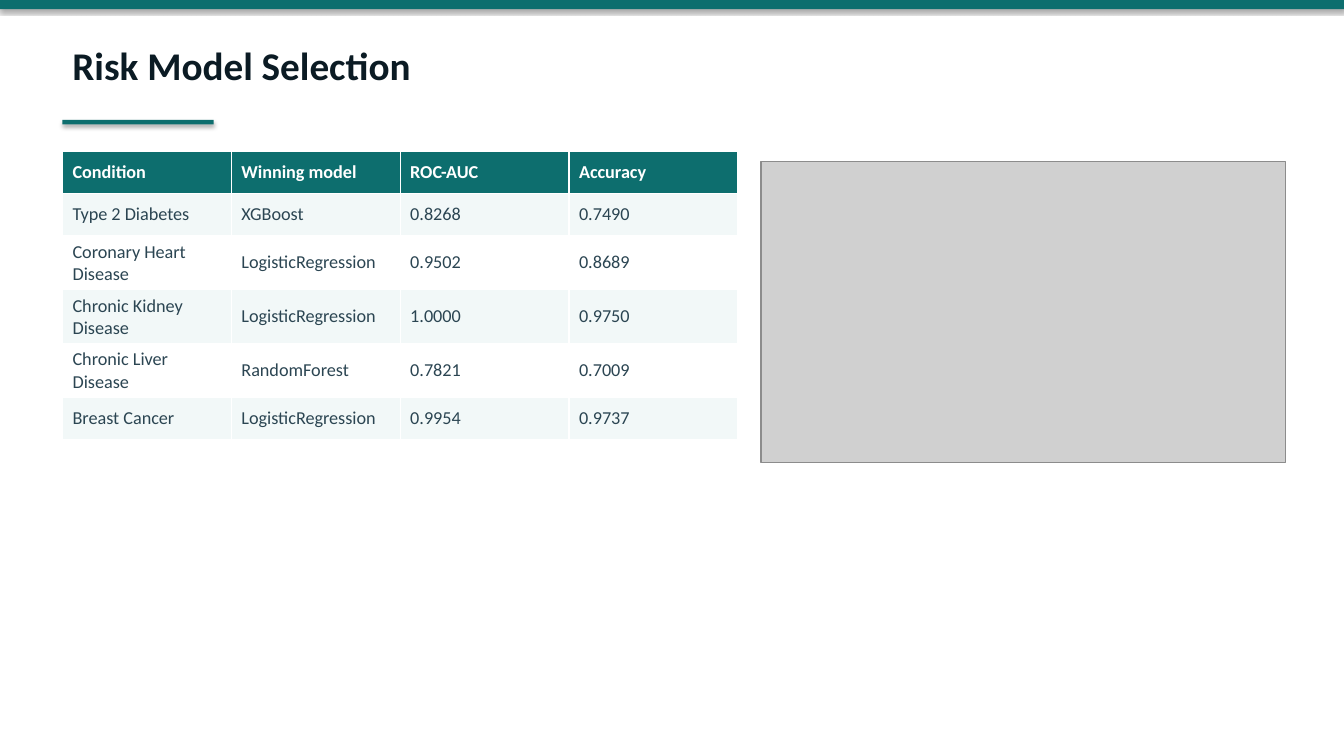
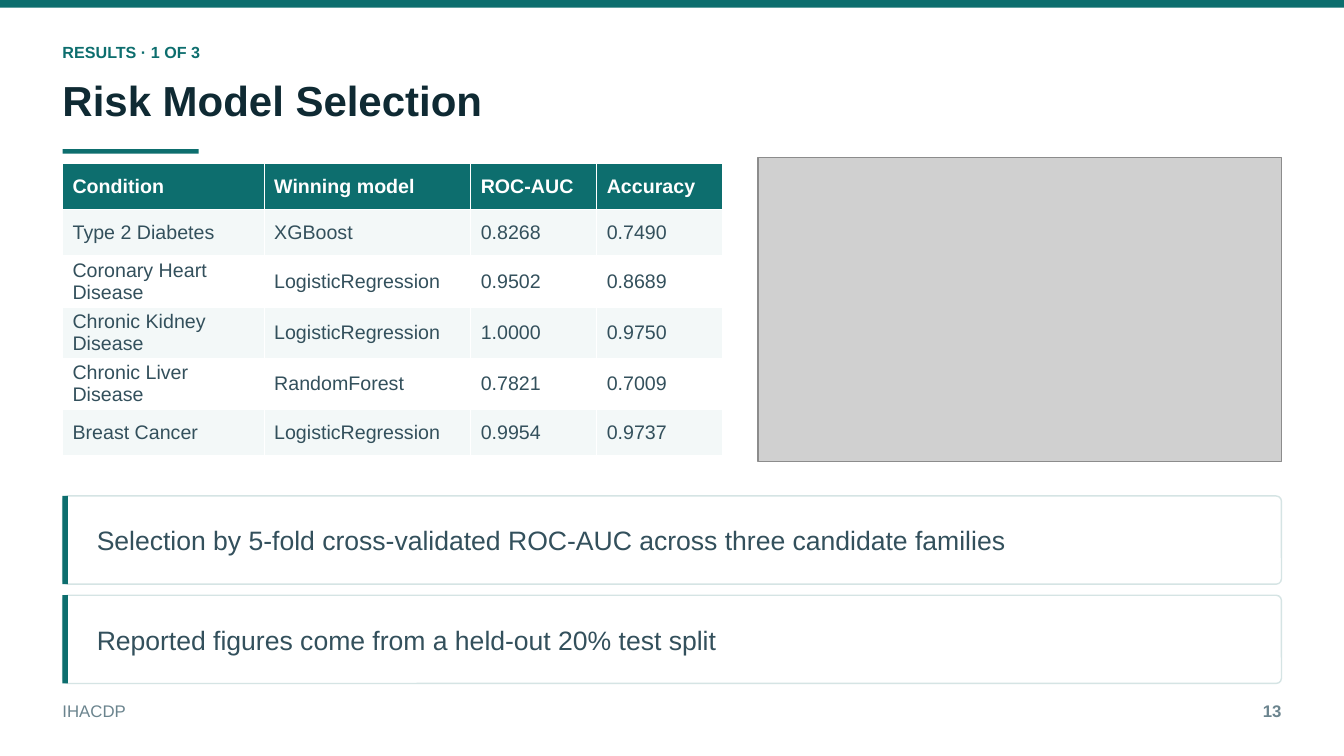
Before and after one commit to thanishq0110/IHACDP, a slide deck: slide 13 of docs/IHACDP_Presentation.pptx. Drawn at 1344x756 pixels with LibreOffice and Linux fonts; fonts in the diff are those of the drawing; grey boxes stand for pictures. Boxes give left, top, right and bottom in pixels: in the first picture for what was removed or moved away, otherwise in the second. Text is boxed around its words. In the diff, an @@ line names an element or a change of style, - is before the commit and + after.

```diff
--- a/docs/IHACDP_Presentation.pptx
+++ b/docs/IHACDP_Presentation.pptx
@@ rectangle at [0, 0, 1344, 7]: shadow off @@
@@ text added at [62, 46, 200, 58], 11.5 pt, text #0D6E6E, bold @@
+RESULTS · 1 OF 3
@@ text "Risk Model Selection": place and size @@
-text "Risk Model Selection" at [72, 52, 411, 81]
+text "Risk Model Selection" at [62, 85, 482, 117]
@@ text "Risk Model Selection" at [62, 85, 482, 117]: size 28 to 30 pt, font Calibri to Arial, text colour #0B1B24 to #0F2A33 @@
@@ rectangle at [63, 149, 199, 153]: shadow off @@
@@ rectangle: place and size @@
-rectangle at [63, 120, 214, 124]
+rectangle at [63, 149, 199, 153]
@@ table at [63, 163, 723, 447] @@
@@ fill #F2F8F8 to #F3F8F8 in 12 cells @@
@@ size 13 to 14 pt, font Calibri to Arial @@
@@ text colour #2B4552 to #33505C in "Type 2 Diabetes", "XGBoost", "0.8268", "0.7490" and 16 more places @@
@@ table: place and size @@
-table at [63, 151, 740, 431]
+table at [63, 163, 723, 447]
@@ picture: place and size @@
-picture at [761, 161, 1286, 463]
+picture at [758, 157, 1281, 462]
@@ rounded rectangle added at [63, 496, 1281, 585], fill #FFFFFF, outline #D5E4E4 1 pt @@
@@ rectangle added at [63, 496, 69, 585], fill #0D6E6E @@
@@ text added at [97, 530, 1005, 556], 19 pt, text #33505C @@
+Selection by 5-fold cross-validated ROC-AUC across three candidate families
@@ rounded rectangle added at [63, 596, 1281, 685], fill #FFFFFF, outline #D5E4E4 1 pt @@
@@ rectangle added at [63, 596, 69, 685], fill #0D6E6E @@
@@ text added at [97, 630, 716, 655], 19 pt, text #33505C @@
+Reported figures come from a held-out 20% test split
@@ text added at [62, 705, 125, 717], 12 pt, text #6B848E @@
+IHACDP
@@ text added at [1263, 705, 1282, 717], 12 pt, text #6B848E, bold @@
+13
```
Also in this commit, not shown: 18 other slides changed, 1 slide added, 1 slide removed, 14 other files.
